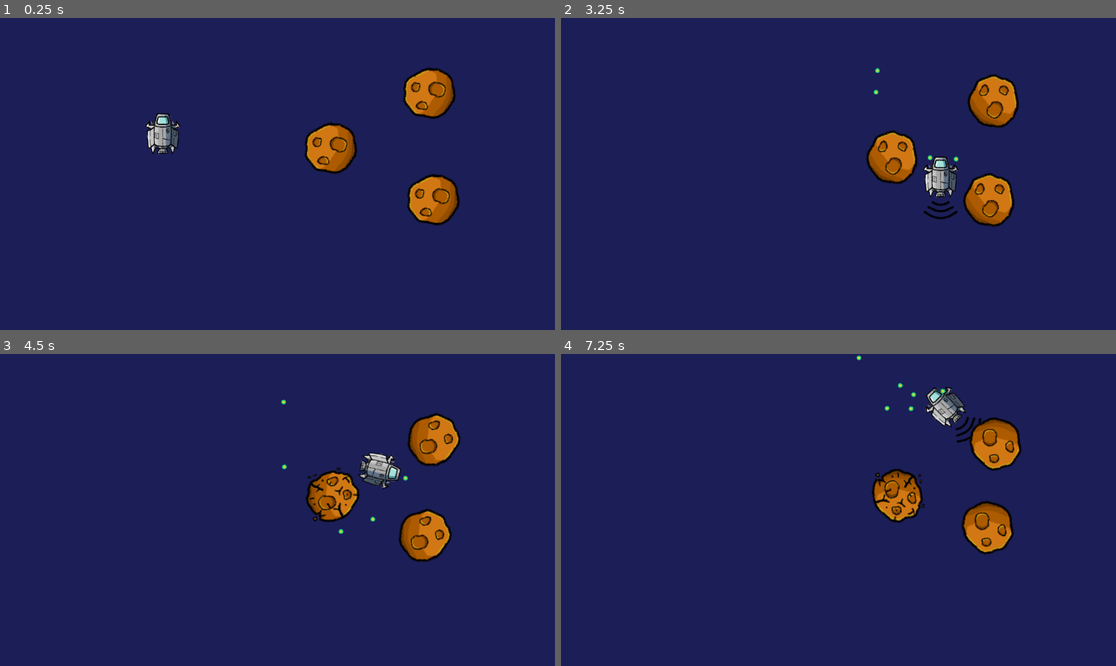
Above: before the commit, frames 1-4 (two rows, left to right).
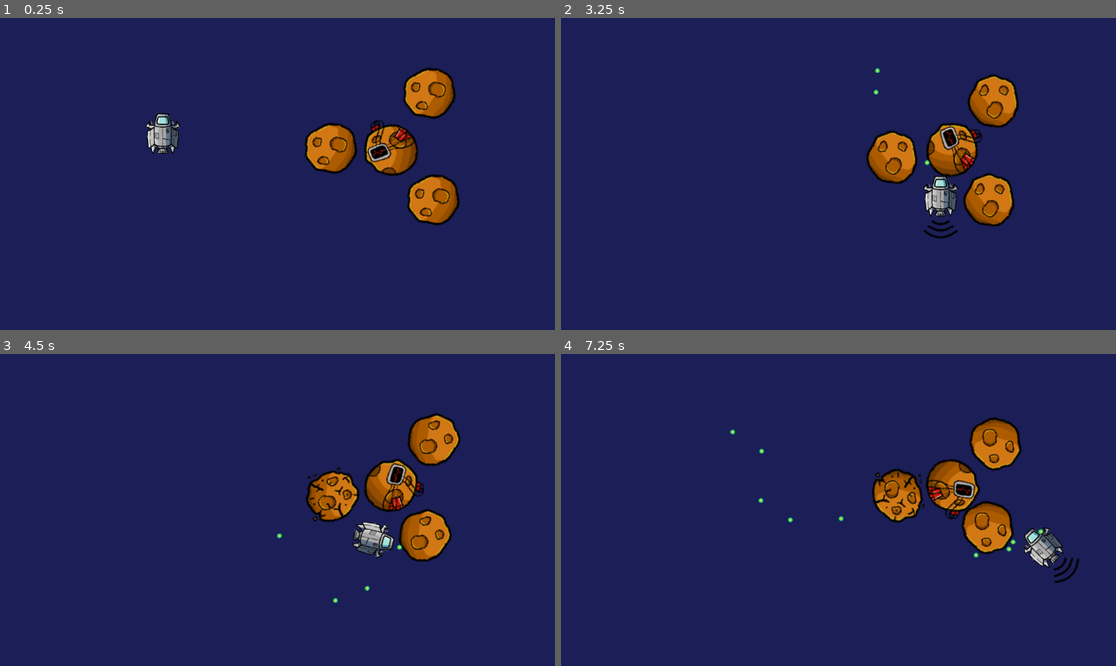
Above: after the commit, the same moments.

Repository: proJJ999/Spaceship-Enjoyer
Game: Godot game, scene res://src/levels/level_template.tscn
The game is run twice, just before and just after one commit, with the same random seed, the same clock (stepped at 60 frames per second) and the same inputs.
Inputs:
- Up to frame 1 (0.25 s): no input
- Up to frame 2 (3.25 s): hold D (move_right) 0.53-1.28 s; hold Up (shoot) 0.53-1.28 s; hold S (move_down) 1.28-2.03 s; tap Up (shoot) at 1.35, 2.85 s; hold D (move_right) 2.03-2.78 s; hold Up (shoot) 2.03-2.78 s; hold W (move_up) from 2.78 s (still down)
- Up to frame 3 (4.5 s): release W (move_up) at 3.53 s; hold Up (shoot) 3.53-4.28 s; hold Left (left) from 3.53 s (still down); tap Up (shoot) at 4.35 s
- Up to frame 4 (7.25 s): release Left (left) at 5.03 s; hold S (move_down) 5.03-5.78 s; hold Up (shoot) 5.03-5.78 s; hold D (move_right) 5.78-6.53 s; tap Up (shoot) at 5.85 s; hold W (move_up) from 6.53 s (still down); hold Up (shoot) from 6.53 s (still down)

The runs differ from the first frame. In frame 1, 1.3% of the frame differs, in the area x 65-76%, y 32-51%; in frame 2, 2.2%; in frame 3, 2.2%; in frame 4, 2.9%, in the area x 30-94%, y 0-74%.

Commit message:
Added bomb entity into the game
Closes #2

Diff:
--- /dev/null
+++ b/shaders/explode.gdshader
@@ -0,0 +1,16 @@
+shader_type canvas_item;
+render_mode unshaded;
+
+uniform float cutoff_percentage : hint_range(0.0, 1.0);
+
+void fragment() {
+    float diff_x = abs(UV.x - 0.5);
+	float diff_y = abs(UV.y - 0.5);
+	float diff_radius = sqrt(pow(diff_x, 2) + pow(diff_y, 2));
+	float max_radius = sqrt(2) / 2.0;
+
+	if(diff_radius < max_radius * cutoff_percentage){
+		COLOR.a = 0.0;
+	}
+
+}
--- /dev/null
+++ b/shaders/shockwave_simple.gdshader
@@ -0,0 +1,22 @@
+shader_type canvas_item;
+render_mode unshaded;
+
+uniform float wave_spread : hint_range(0.0, 1.0);
+uniform float wave_width : hint_range(0.0, 0.5);
+uniform float opacity_loss : hint_range(0.0, 1.0);
+
+void fragment() {
+	float max_spread = 0.5;
+	vec2 diff_to_mid;
+	diff_to_mid.x = abs(UV.x - 0.5);
+	diff_to_mid.y = abs(UV.y - 0.5);
+	float diff_radius = sqrt(pow(diff_to_mid.x, 2) + pow(diff_to_mid.y, 2));
+
+	float diff_to_wave = abs(wave_spread * max_spread - diff_radius);
+	if(diff_to_wave <= wave_width){
+		COLOR.a = 1.0 - diff_to_wave / wave_width - opacity_loss;
+	}
+	else{
+		COLOR.a = 0.0;
+	}
+}
--- /dev/null
+++ b/src/entities/bomb.gd
@@ -0,0 +1,45 @@
+extends RigidBody2D
+
+var MAX_LIFE := 5
+var life: int
+
+var radiant_speed: float
+var radiant_direction: int
+
+var damage := 20
+
+@onready var anim_player: AnimationPlayer = $AnimationPlayer
+
+func _init() -> void:
+	add_to_group("damage_source_interface")
+	radiant_speed = PI / randi_range(4, 8)
+	radiant_direction = 1 - 2 * randi_range(0, 1)
+	life = MAX_LIFE
+
+
+func _ready() -> void:
+	pass
+
+
+func _on_damage_detector_area_entered(area: Area2D) -> void:
+	if area.owner.is_in_group("damage_source_interface"):
+		var damage: int = area.owner.get_damage()
+		updateLife(damage)
+
+
+func _physics_process(delta: float) -> void:
+	rotation += radiant_direction * radiant_speed * delta
+
+
+func updateLife(damage):
+	life -= damage
+	if (life <= 0):
+		$CollisionShape2D.set_deferred("disabled", true)
+		$DamageDetector.set_deferred("monitoring", false)
+		$DamageArea.set_deferred("monitorable", true)
+		anim_player.play("explode")
+		self.set_physics_process(false)
+
+
+func get_damage() -> int:
+	return damage
--- /dev/null
+++ b/src/entities/bomb.tscn
@@ -0,0 +1,195 @@
+[gd_scene load_steps=13 format=3 uid="uid://bb7cxy2mso2sw"]
+
+[ext_resource type="Script" path="res://src/entities/bomb.gd" id="1_uaa6c"]
+[ext_resource type="Texture2D" uid="uid://d3nw6vjm5gi7l" path="res://assets/bomb.png" id="2_4263h"]
+[ext_resource type="Shader" path="res://shaders/explode.gdshader" id="2_nv0rg"]
+[ext_resource type="Shader" path="res://shaders/shockwave_simple.gdshader" id="4_boh3t"]
+
+[sub_resource type="ShaderMaterial" id="ShaderMaterial_j0lcs"]
+shader = ExtResource("2_nv0rg")
+shader_parameter/cutoff_percentage = 0.0
+
+[sub_resource type="CircleShape2D" id="CircleShape2D_ec6lx"]
+radius = 53.0094
+
+[sub_resource type="Animation" id="Animation_dec08"]
+length = 0.001
+tracks/0/type = "value"
+tracks/0/imported = false
+tracks/0/enabled = true
+tracks/0/path = NodePath("Sprite2D:material:shader_parameter/cutoff_percentage")
+tracks/0/interp = 1
+tracks/0/loop_wrap = true
+tracks/0/keys = {
+"times": PackedFloat32Array(0),
+"transitions": PackedFloat32Array(1),
+"update": 0,
+"values": [0.0]
+}
+tracks/1/type = "value"
+tracks/1/imported = false
+tracks/1/enabled = true
+tracks/1/path = NodePath("DamageArea/CollisionShape2D:shape:radius")
+tracks/1/interp = 1
+tracks/1/loop_wrap = true
+tracks/1/keys = {
+"times": PackedFloat32Array(0),
+"transitions": PackedFloat32Array(1),
+"update": 0,
+"values": [42.0119]
+}
+tracks/2/type = "value"
+tracks/2/imported = false
+tracks/2/enabled = true
+tracks/2/path = NodePath("ColorRect:material:shader_parameter/wave_spread")
+tracks/2/interp = 1
+tracks/2/loop_wrap = true
+tracks/2/keys = {
+"times": PackedFloat32Array(0),
+"transitions": PackedFloat32Array(1),
+"update": 0,
+"values": [0.0]
+}
+tracks/3/type = "value"
+tracks/3/imported = false
+tracks/3/enabled = true
+tracks/3/path = NodePath("ColorRect:material:shader_parameter/opacity_loss")
+tracks/3/interp = 1
+tracks/3/loop_wrap = true
+tracks/3/keys = {
+"times": PackedFloat32Array(0),
+"transitions": PackedFloat32Array(1),
+"update": 0,
+"values": [1.0]
+}
+
+[sub_resource type="Animation" id="Animation_4ai3p"]
+resource_name = "explode"
+length = 0.6
+tracks/0/type = "value"
+tracks/0/imported = false
+tracks/0/enabled = true
+tracks/0/path = NodePath("Sprite2D:material:shader_parameter/cutoff_percentage")
+tracks/0/interp = 1
+tracks/0/loop_wrap = true
+tracks/0/keys = {
+"times": PackedFloat32Array(0, 0.1),
+"transitions": PackedFloat32Array(1, 1),
+"update": 0,
+"values": [0.0, 1.0]
+}
+tracks/1/type = "method"
+tracks/1/imported = false
+tracks/1/enabled = true
+tracks/1/path = NodePath(".")
+tracks/1/interp = 1
+tracks/1/loop_wrap = true
+tracks/1/keys = {
+"times": PackedFloat32Array(0.6),
+"transitions": PackedFloat32Array(1),
+"values": [{
+"args": [],
+"method": &"queue_free"
+}]
+}
+tracks/2/type = "value"
+tracks/2/imported = false
+tracks/2/enabled = true
+tracks/2/path = NodePath("DamageArea/CollisionShape2D:shape:radius")
+tracks/2/interp = 1
+tracks/2/loop_wrap = true
+tracks/2/keys = {
+"times": PackedFloat32Array(0, 0.6),
+"transitions": PackedFloat32Array(1, 1),
+"update": 0,
+"values": [0.01, 200.0]
+}
+tracks/3/type = "value"
+tracks/3/imported = false
+tracks/3/enabled = true
+tracks/3/path = NodePath("ColorRect:material:shader_parameter/wave_spread")
+tracks/3/interp = 1
+tracks/3/loop_wrap = true
+tracks/3/keys = {
+"times": PackedFloat32Array(0, 0.6),
+"transitions": PackedFloat32Array(1, 1),
+"update": 0,
+"values": [0.0, 1.0]
+}
+tracks/4/type = "value"
+tracks/4/imported = false
+tracks/4/enabled = true
+tracks/4/path = NodePath("ColorRect:material:shader_parameter/opacity_loss")
+tracks/4/interp = 1
+tracks/4/loop_wrap = true
+tracks/4/keys = {
+"times": PackedFloat32Array(0.4, 0.6),
+"transitions": PackedFloat32Array(1, 1),
+"update": 0,
+"values": [0.0, 1.0]
+}
+
+[sub_resource type="AnimationLibrary" id="AnimationLibrary_30sue"]
+_data = {
+"RESET": SubResource("Animation_dec08"),
+"explode": SubResource("Animation_4ai3p")
+}
+
+[sub_resource type="CircleShape2D" id="CircleShape2D_6ivlu"]
+radius = 62.0
+
+[sub_resource type="CircleShape2D" id="CircleShape2D_ull4c"]
+radius = 42.0119
+
+[sub_resource type="ShaderMaterial" id="ShaderMaterial_xkg6s"]
+shader = ExtResource("4_boh3t")
+shader_parameter/wave_spread = 0.0
+shader_parameter/wave_width = 0.101
+shader_parameter/opacity_loss = 1.0
+
+[node name="Bomb" type="RigidBody2D"]
+collision_layer = 4
+collision_mask = 8
+gravity_scale = 0.0
+script = ExtResource("1_uaa6c")
+
+[node name="Sprite2D" type="Sprite2D" parent="."]
+material = SubResource("ShaderMaterial_j0lcs")
+position = Vector2(-5, 2)
+scale = Vector2(1.25, 1.25)
+texture = ExtResource("2_4263h")
+
+[node name="CollisionShape2D" type="CollisionShape2D" parent="."]
+visible = false
+shape = SubResource("CircleShape2D_ec6lx")
+
+[node name="AnimationPlayer" type="AnimationPlayer" parent="."]
+libraries = {
+"": SubResource("AnimationLibrary_30sue")
+}
+
+[node name="DamageDetector" type="Area2D" parent="."]
+collision_layer = 0
+collision_mask = 5
+
+[node name="CollisionShape2D" type="CollisionShape2D" parent="DamageDetector"]
+shape = SubResource("CircleShape2D_6ivlu")
+
+[node name="DamageArea" type="Area2D" parent="."]
+collision_layer = 4
+collision_mask = 0
+monitorable = false
+
+[node name="CollisionShape2D" type="CollisionShape2D" parent="DamageArea"]
+scale = Vector2(1.25, 1.25)
+shape = SubResource("CircleShape2D_ull4c")
+
+[node name="ColorRect" type="ColorRect" parent="."]
+material = SubResource("ShaderMaterial_xkg6s")
+offset_left = -248.0
+offset_top = -248.0
+offset_right = 252.0
+offset_bottom = 252.0
+color = Color(0.454902, 0, 0, 1)
+
+[connection signal="area_entered" from="DamageDetector" to="." method="_on_damage_detector_area_entered"]
--- a/src/levels/level_template.tscn
+++ b/src/levels/level_template.tscn
@@ -1,8 +1,9 @@
-[gd_scene load_steps=4 format=3 uid="uid://efxd4exjl0iw"]
+[gd_scene load_steps=5 format=3 uid="uid://efxd4exjl0iw"]
 
 [ext_resource type="Script" path="res://src/levels/level_template.gd" id="1_yqpeg"]
 [ext_resource type="PackedScene" uid="uid://d2j7qfcg8u6ib" path="res://src/agents/player.tscn" id="2_ho1vg"]
 [ext_resource type="PackedScene" uid="uid://d35j5wtrou3jb" path="res://src/entities/meteor.tscn" id="3_ngjhb"]
+[ext_resource type="PackedScene" uid="uid://bb7cxy2mso2sw" path="res://src/entities/bomb.tscn" id="4_3ylgc"]
 
 [node name="level_template" type="Node"]
 script = ExtResource("1_yqpeg")
@@ -26,4 +27,7 @@
 [node name="Meteor3" parent="." instance=ExtResource("3_ngjhb")]
 position = Vector2(888, 157)
 
+[node name="Bomb" parent="." instance=ExtResource("4_3ylgc")]
+position = Vector2(812, 274)
+
 [connection signal="projectile_shot" from="Player" to="." method="_on_player_projectile_shot"]
Binary file added: assets/bomb.png
Not shown, added: assets/bomb.png.import
Not shown, added: assets/bomb.png~
Not shown, added: krita-projects/bomb.kra
Not shown, added: krita-projects/bomb.kra~
